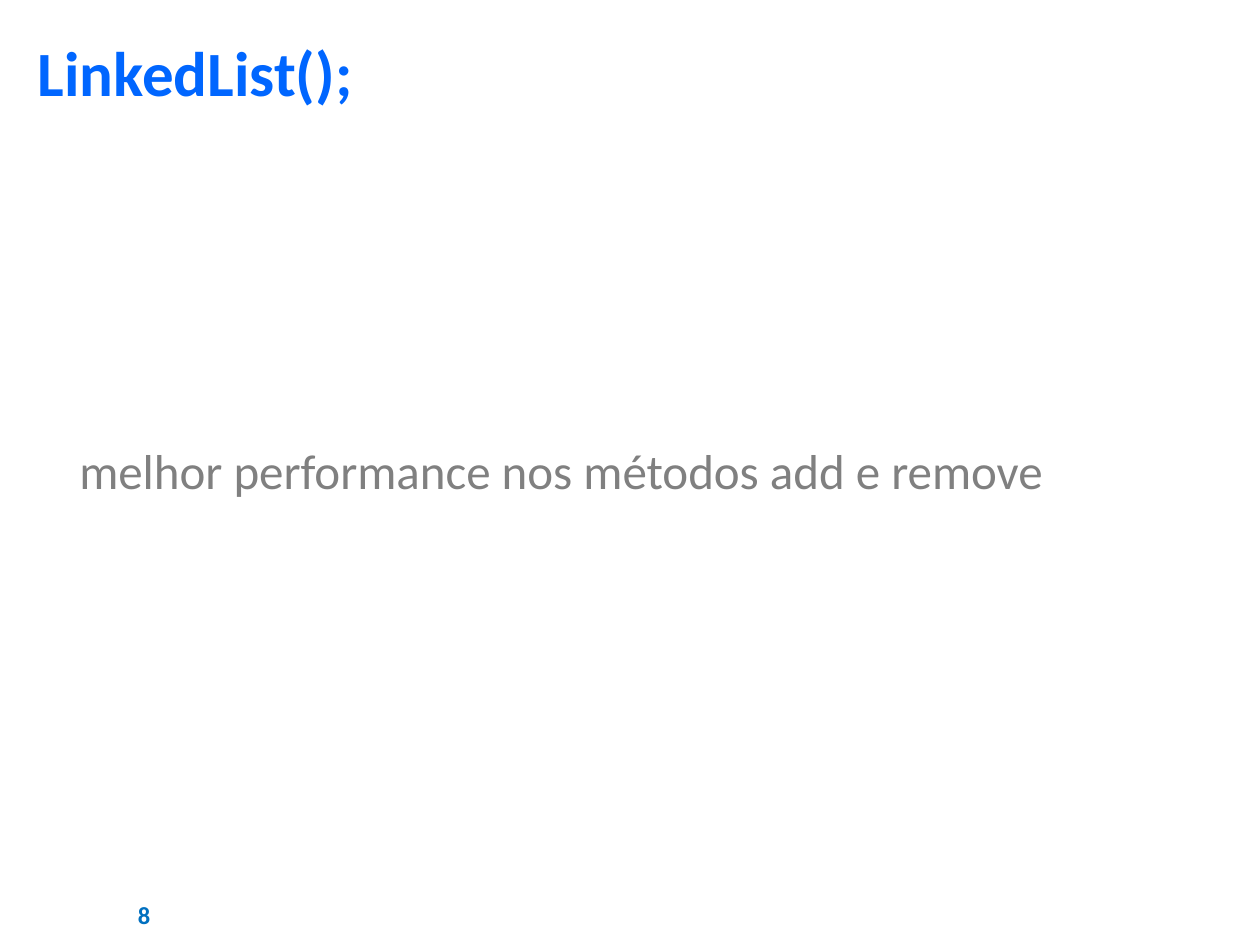
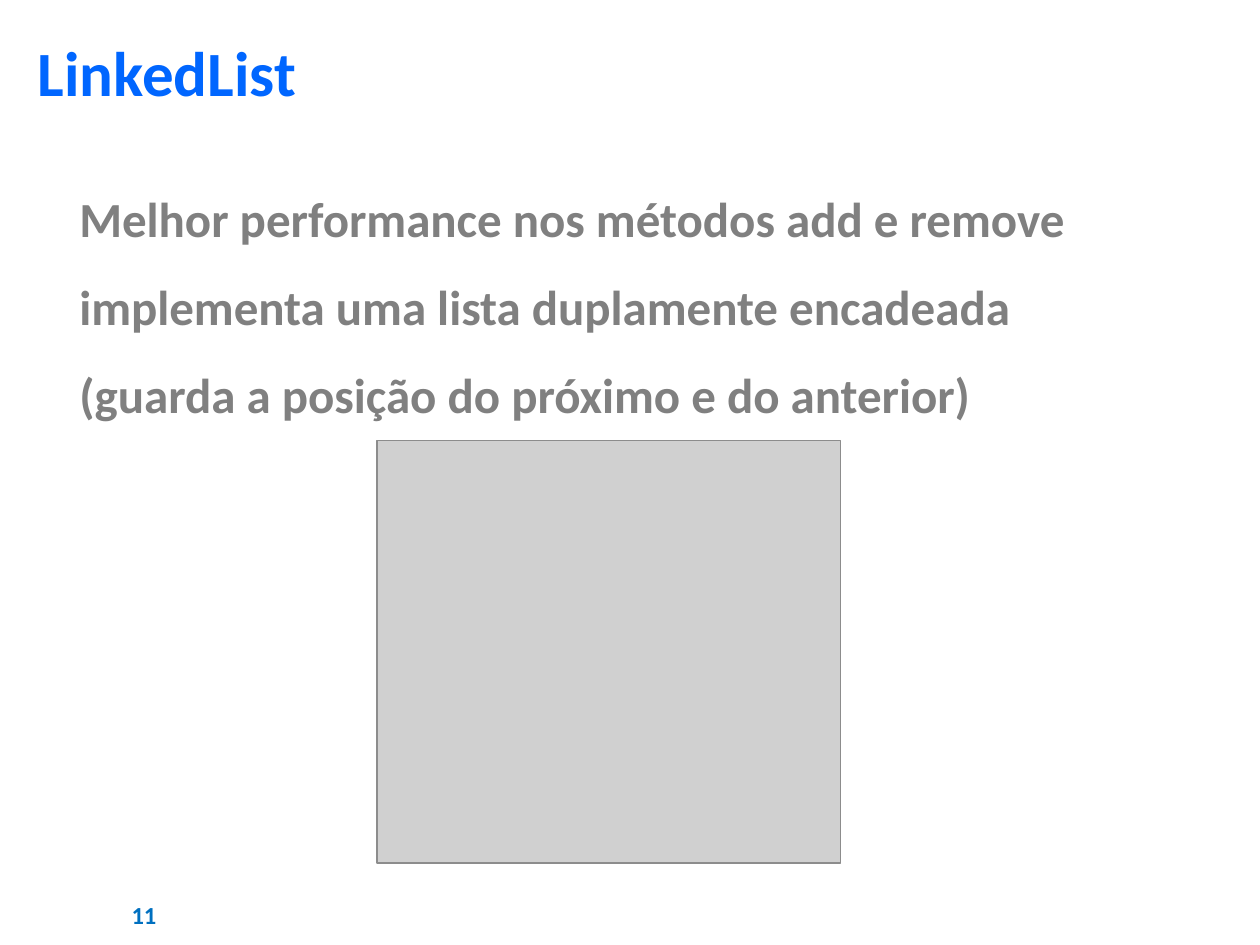
Before and after one commit to AJKFreitas/collections-learning, a slide deck: slide 11 of Estudos - Collections Framework.pptx (slide 8 before the commit). Drawn at 1260x945 pixels with LibreOffice and Linux fonts; fonts in the diff are those of the drawing; grey boxes stand for pictures; background and template pictures are left out. Boxes give left, top, right and bottom in pixels: in the first picture for what was removed or moved away, otherwise in the second. Text is boxed around its words. In the diff, an @@ line names an element or a change of style, - is before the commit and + after.

```diff
--- a/Estudos - Collections Framework.pptx
+++ b/Estudos - Collections Framework.pptx
@@ text at (38, 51, 296, 97): text changed @@
-LinkedList();
+LinkedList
@@ text at (79, 202, 1065, 421): text changed; bold on @@
-melhor performance nos métodos add e remove
+Melhor performance nos métodos add e remove
+implementa uma lista duplamente encadeada
+(guarda a posição do próximo e do anterior)
@@ picture added at (377, 441, 840, 863) @@
@@ page number at (132, 908, 157, 924): text changed @@
-8
+11
```
Also in this commit, not shown: 10 other slides changed, 27 slides added, 1 slide removed, 1 other file.
